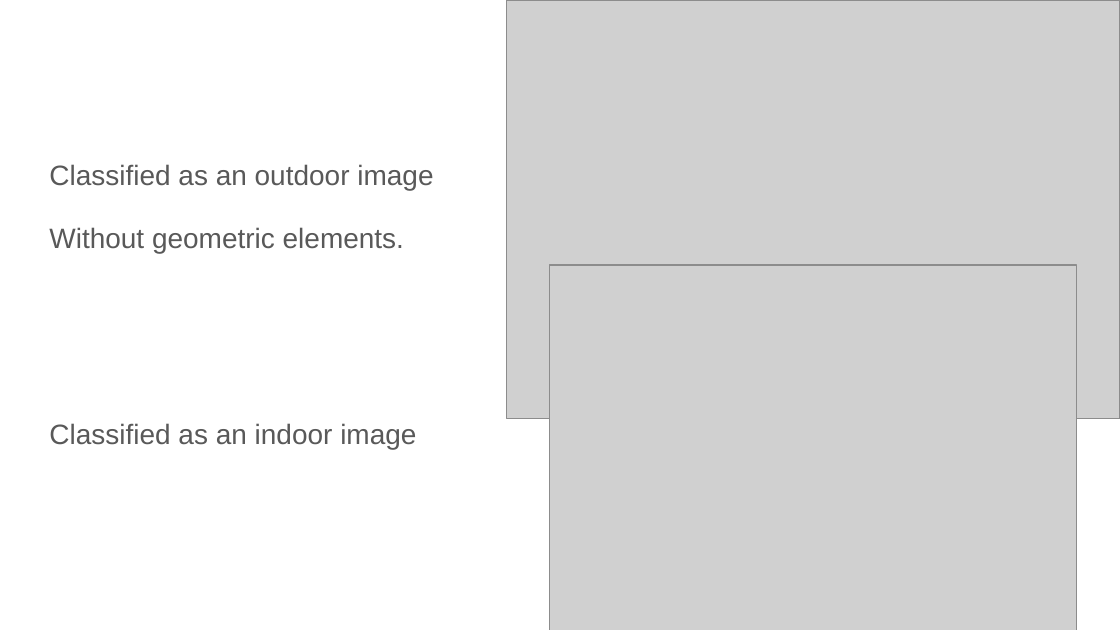
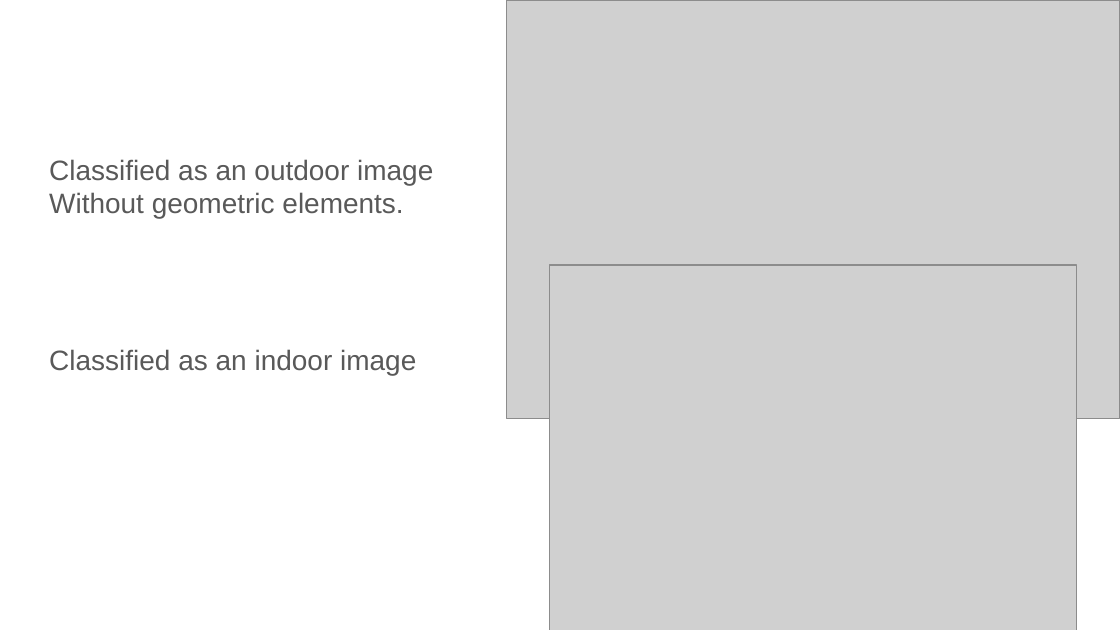
Before and after one commit to avivadla8/DIP_DepthMap, a slide deck: slide 12 of Depth Map Generation.pptx. Drawn at 1120x630 pixels with LibreOffice and Linux fonts; fonts in the diff are those of the drawing; grey boxes stand for pictures. Boxes give left, top, right and bottom in pixels: in the first picture for what was removed or moved away, otherwise in the second. Text is boxed around its words. In the diff, an @@ line names an element or a change of style, - is before the commit and + after.

```diff
--- a/Depth Map Generation.pptx
+++ b/Depth Map Generation.pptx
@@ text "Classified as an outdoor image" at (49,159,433,219): line spacing 1.15 to 1; less space between paragraphs @@
@@ text "Classified as an indoor image" at (49,349,416,375): line spacing 1.15 to 1; less space between paragraphs @@
```
Also in this commit, not shown: 11 other slides changed, 2 slides added, 1 other file.
